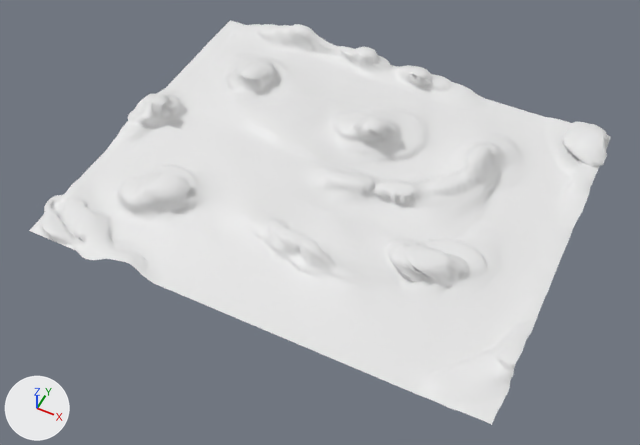
Before and after pictures for a commit that changed the FBX model Assets/Visuals/Model/map.fbx.
The view is the same before and after, from a 50 mm camera at (62.3, -132.1, 149.0) aimed at (1.3, -10.0, -3.7). Lighting does not change. The marker at lower left points along +X, +Y and +Z. Where no turn or scale is listed for an object, it has been applied to the vertices.

Objects in the first picture: 'Landscape'.
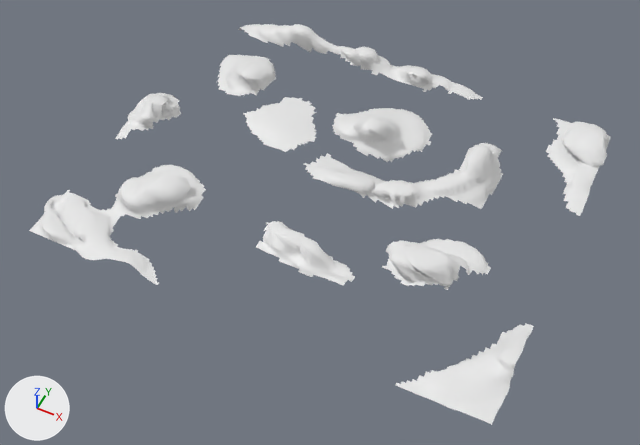
Commit message: update map

The change, as a diff of the scene's bpy script:
```diff
--- a/Assets/Visuals/Model/map.fbx.py
+++ b/Assets/Visuals/Model/map.fbx.py
@@ me_landscape @@
 # used by ob_landscape; location = (0.0, 0.0, 0.0)
-me_landscape.from_pydata(...)  # 16384 vertices, 16129 faces; spans x -55.8..55.2, y -45.4..45.1, z -0.9..10.6
+me_landscape.from_pydata(...)  # 5570 vertices, 4836 faces; spans x -55.8..55.2, y -45.4..45.1, z -0.9..10.6
+# me_landscape part 1: 10814 vertices removed from x -54.4..54.4, y -44.2..44.2, z 0.0..4.4
```

What differs and where, as boxes [x1, y1, x2, y2] in the pictures (640 x 445 px):
'Landscape', reshaped
    before: [29, 20, 611, 425]
    after: [29, 24, 611, 425]
part 1 of me_landscape, deleted
    before: [68, 20, 579, 385]
